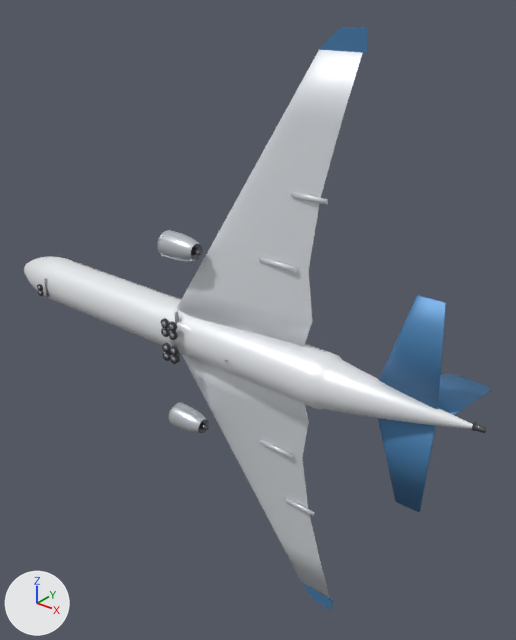
An edit to the glTF model public/models/a330-300.glb, drawn before and after from the same camera.
One viewpoint serves both versions: a camera (50 mm lens) standing at (49.2, -51.3, 35.9) and looking at (3.7, 5.6, 0.7). The lights are fixed; the arrows at lower left show +X, +Y and +Z. The picture after the commit comes second. Where no turn or scale is listed for an object, it has been applied to the vertices.

In view in the first picture: 'Fin', 'Fuselage', 'HStab_L', 'HStab_R', 'Nacelle_-1_0', 'Nacelle_1_0', 'Sharklet_R', 'Wing_L', 'Wing_R' and 19 more.
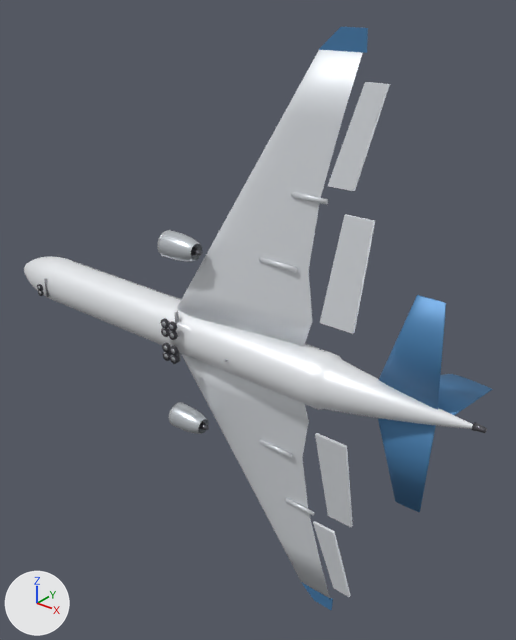
Diff of the bpy script that builds the scene:
```diff
--- a/public/models/a330-300.glb.py
+++ b/public/models/a330-300.glb.py
@@ me_aileron_r @@
+me_aileron_r.from_pydata([(-1.32, -0.26, -4.44), (1.32, 0.59, 4.44), (3.44, 0.59, 4.44), (1.33, -0.26, -4.44), (-1.32, -0.59, -4.44), (1.32, 0.26, 4.44), (3.44, 0.26, 4.44), (1.33, -0.59, -4.44)], [], [(0, 1, 2), (0, 2, 3), (7, 6, 5), (7, 5, 4), (0, 4, 5), (0, 5, 1), (1, 5, 6), (1, 6, 2), (2, 6, 7), (2, 7, 3), (3, 7, 4), (3, 4, 0)])
+me_aileron_r.materials.append(mat_hd_wing)  # white #eaedf2
@@ me_flap_r @@
+me_flap_r.from_pydata([(-0.72, -0.34, -5.27), (0.72, 0.67, 5.27), (3.64, 0.67, 5.27), (2.92, -0.34, -5.27), (-0.72, -0.67, -5.27), (0.72, 0.34, 5.27), (3.64, 0.34, 5.27), (2.92, -0.67, -5.27)], [], [(0, 1, 2), (0, 2, 3), (7, 6, 5), (7, 5, 4), (0, 4, 5), (0, 5, 1), (1, 5, 6), (1, 6, 2), (2, 6, 7), (2, 7, 3), (3, 7, 4), (3, 4, 0)])
+me_flap_r.materials.append(mat_hd_wing)  # white #eaedf2
@@ me_aileron_l @@
+me_aileron_l.from_pydata([(-1.32, -0.26, 4.44), (1.32, 0.59, -4.44), (3.44, 0.59, -4.44), (1.33, -0.26, 4.44), (-1.32, -0.59, 4.44), (1.32, 0.26, -4.44), (3.44, 0.26, -4.44), (1.33, -0.59, 4.44)], [], [(0, 3, 2), (0, 2, 1), (7, 4, 5), (7, 5, 6), (0, 1, 5), (0, 5, 4), (1, 2, 6), (1, 6, 5), (2, 3, 7), (2, 7, 6), (3, 0, 4), (3, 4, 7)])
+me_aileron_l.materials.append(mat_hd_wing)  # white #eaedf2
@@ me_flap_l @@
+me_flap_l.from_pydata([(-0.72, -0.34, 5.27), (0.72, 0.67, -5.27), (3.64, 0.67, -5.27), (2.92, -0.34, 5.27), (-0.72, -0.67, 5.27), (0.72, 0.34, -5.27), (3.64, 0.34, -5.27), (2.92, -0.67, 5.27)], [], [(0, 3, 2), (0, 2, 1), (7, 4, 5), (7, 5, 6), (0, 1, 5), (0, 5, 4), (1, 2, 6), (1, 6, 5), (2, 3, 7), (2, 7, 6), (3, 0, 4), (3, 4, 7)])
+me_flap_l.materials.append(mat_hd_wing)  # white #eaedf2
@@ ob_aileron_r @@
+ob_aileron_r = bpy.data.objects.new('Aileron_R', me_aileron_r)
+ob_aileron_r.location = (16.7, 1.4, 23.5)
@@ ob_flap_r @@
+ob_flap_r = bpy.data.objects.new('Flap_R', me_flap_r)
+ob_flap_r.location = (16.7, 0.3, 11.6)
@@ ob_aileron_l @@
+ob_aileron_l = bpy.data.objects.new('Aileron_L', me_aileron_l)
+ob_aileron_l.location = (16.7, 1.4, -23.5)
@@ ob_flap_l @@
+ob_flap_l = bpy.data.objects.new('Flap_L', me_flap_l)
+ob_flap_l.location = (16.7, 0.3, -11.6)
```

Boxes [x1, y1, x2, y2] around the edits, measured in the pictures (516 x 640 px):
'Flap_R', added
    after: [320, 214, 375, 334]
'Aileron_R', added
    after: [328, 82, 390, 191]
'Flap_L', added
    after: [315, 433, 353, 527]
'Aileron_L', added
    after: [313, 521, 351, 597]
